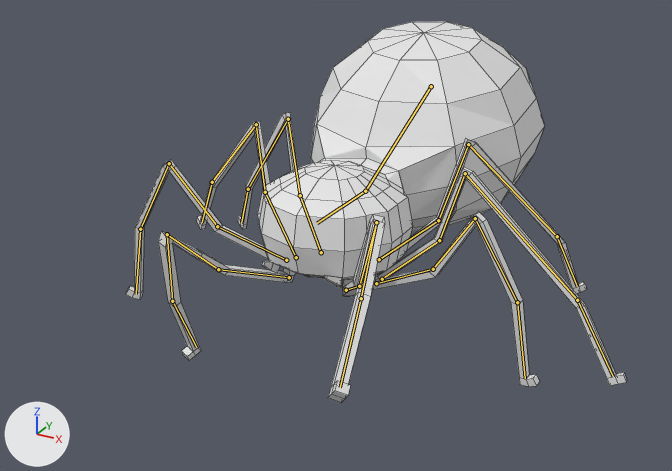
The Blender file Assets/Raw/Blender/spider.blend: old version first, new version second.
Rendered twice from a camera (50 mm lens) standing at (5.29, -9.3, 4.62) and looking at (-0.17, 0.62, -0.34). The lights are fixed; the arrows at lower left show +X, +Y and +Z. The bones that bend it are drawn over the model as lines. Mesh edges are drawn as thin lines.
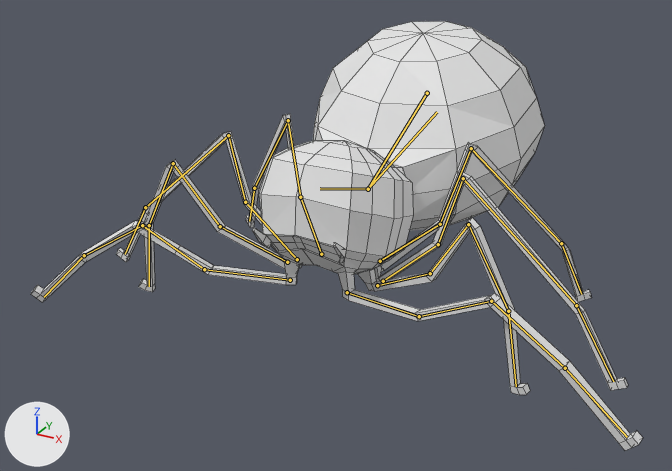
Commit message: Spider animation

The newer file adds an action. The first version stands in its rest pose; the second is drawn at frame 70 of the action 'Attack'.

Changed parts and their boxes [x1, y1, x2, y2] in the pictures (672 x 471 px):
'Sphere', posed (22% wider, 13% taller): before [126, 22, 627, 402]; after [31, 21, 643, 451]
bone 'Bone', root to tip: before (431, 86) to (365, 191); after (427, 93) to (368, 189)
bone 'Bone.001', root to tip: before (365, 191) to (317, 223); after (368, 189) to (320, 188)
bone 'Bone.002', root to tip: before (289, 277) to (218, 269); after (290, 280) to (204, 269)
bone 'Bone.006', root to tip: before (218, 269) to (167, 234); after (204, 269) to (142, 225)
bone 'Bone.010', root to tip: before (167, 234) to (172, 301); after (142, 225) to (84, 255)
bone 'Bone.003', root to tip: before (286, 260) to (217, 226); after (287, 262) to (220, 226)
bone 'Bone.011', root to tip: before (169, 163) to (140, 229); after (173, 163) to (149, 225)
bone 'Bone.004', root to tip: before (296, 257) to (265, 192); after (297, 259) to (245, 202)
bone 'Bone.012', root to tip: before (256, 124) to (212, 182); after (228, 135) to (145, 207)
bone 'Bone.013', root to tip: before (288, 119) to (248, 189); after (288, 120) to (254, 188)
bone 'Bone.018', root to tip: before (379, 259) to (438, 220); after (380, 261) to (440, 224)
bone 'Bone.026', root to tip: before (468, 144) to (557, 236); after (471, 148) to (561, 243)
bone 'Bone.019', root to tip: before (382, 279) to (439, 240); after (383, 281) to (438, 244)
bone 'Bone.027', root to tip: before (465, 173) to (577, 300); after (463, 178) to (576, 305)
bone 'Bone.020', root to tip: before (376, 283) to (433, 269); after (377, 285) to (430, 273)
bone 'Bone.028', root to tip: before (475, 218) to (517, 302); after (468, 224) to (508, 311)
bone 'Bone.021', root to tip: before (346, 290) to (359, 286); after (347, 292) to (419, 316)
bone 'Bone.025', root to tip: before (359, 286) to (376, 222); after (419, 316) to (491, 301)
bone 'Bone.029', root to tip: before (376, 222) to (361, 298); after (491, 301) to (565, 368)

The change in detail:
Bone 'Bone' (bone_bone) turns from (-1, 0, 0) to (0, 0, 0) degrees about its own x, y and z.
Bone 'Bone.001' (bone_bone_001) turns from (0, 0, 0) to (20, 0, 0) degrees about its own x, y and z.
Bone 'Bone.002' (bone_bone_002) turns from (-1, 11, 28) to (-22, 1, -20) degrees about its own x, y and z.
Bone 'Bone.006' (bone_bone_006) turns from (-9, -1, 3) to (0, 0, 0) degrees about its own x, y and z.
Bone 'Bone.010' (bone_bone_010) turns from (-26, -8, -8) to (52, -2, -20) degrees about its own x, y and z.
Bone 'Bone.003' (bone_bone_003) turns from (0, 2, 5) to (0, 0, 0) degrees about its own x, y and z.
Bone 'Bone.011' (bone_bone_011) turns from (0, 2, 3) to (0, 0, 0) degrees about its own x, y and z.
Bone 'Bone.004' (bone_bone_004) turns from (1, -20, -22) to (0, 0, 0) degrees about its own x, y and z.
Bone 'Bone.012' (bone_bone_012) turns from (1, 1, 0) to (0, 0, 0) degrees about its own x, y and z.
Bone 'Bone.013' (bone_bone_013) turns from (0, -4, 3) to (0, 0, 0) degrees about its own x, y and z.
Bone 'Bone.018' (bone_bone_018) turns from (0, 3, 4) to (0, 0, 0) degrees about its own x, y and z.
Bone 'Bone.026' (bone_bone_026) turns from (1, -1, -1) to (0, 0, 0) degrees about its own x, y and z.
Bone 'Bone.019' (bone_bone_019) turns from (0, 3, 4) to (0, 0, 0) degrees about its own x, y and z.
Bone 'Bone.027' (bone_bone_027) turns from (-1, -4, -2) to (0, 0, 0) degrees about its own x, y and z.
Bone 'Bone.020' (bone_bone_020) turns from (0, 2, 4) to (0, 0, 0) degrees about its own x, y and z.
Bone 'Bone.028' (bone_bone_028) turns from (1, 0, 0) to (0, 0, 0) degrees about its own x, y and z.
Bone 'Bone.021' (bone_bone_021) turns from (5, -9, -13) to (-21, 9, 30) degrees about its own x, y and z.
Bone 'Bone.025' (bone_bone_025) turns from (8, -3, 4) to (0, 0, 0) degrees about its own x, y and z.
Bone 'Bone.029' (bone_bone_029) turns from (24, -5, -18) to (55, 1, 6) degrees about its own x, y and z.
